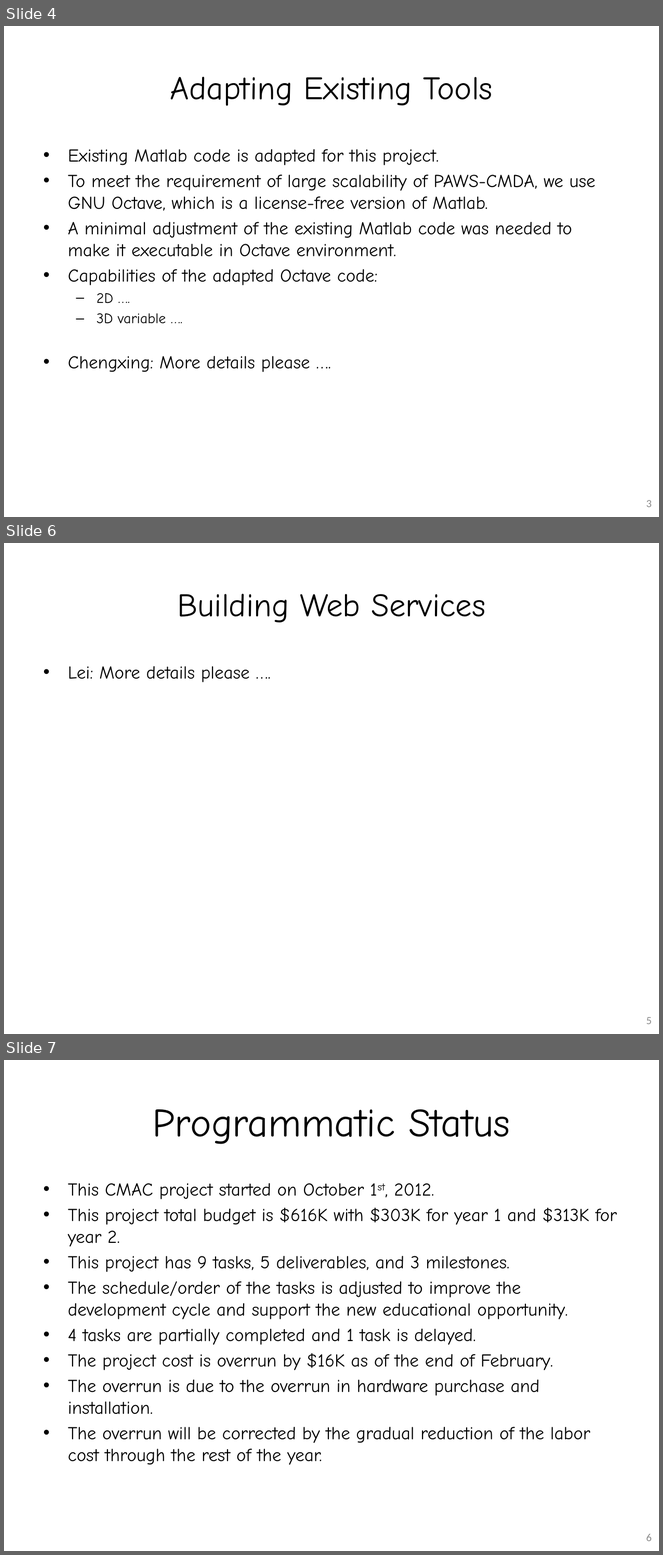
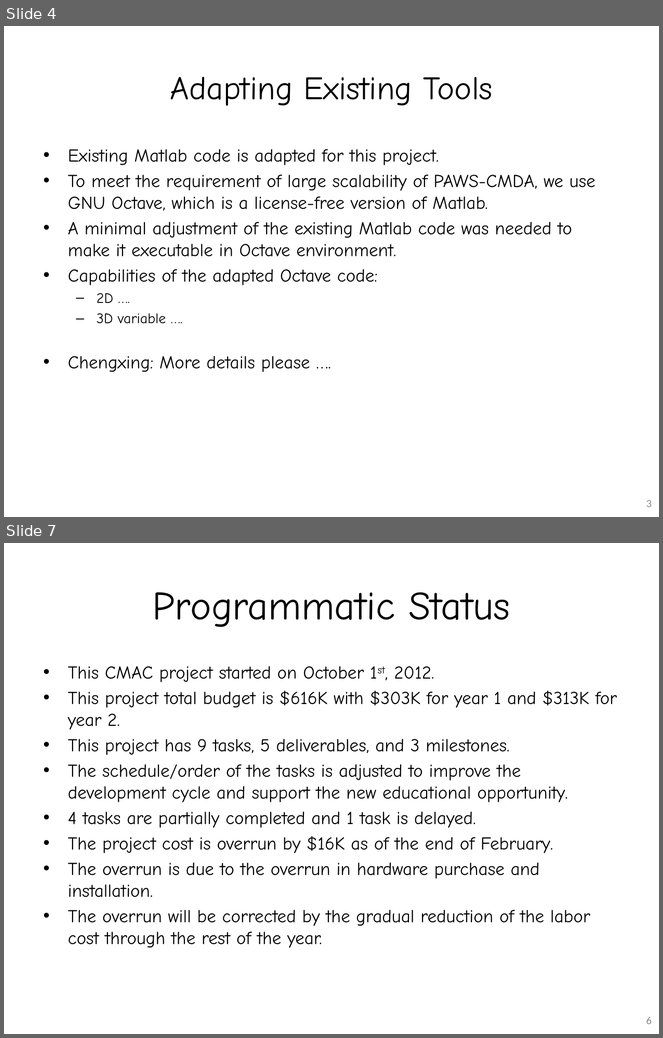
Before and after one commit to flytosky/JPL-WebService, a slide deck: doc/CMAC_Lee_First_Interim_Report.pptx. Shown one above the other, each under a label of ours: slides 4, 6 and 7 before the commit, slides 4 and 7 after it; the slides between them are not shown. The pictures are 663x1555 and 663x1038 pixels, drawn with LibreOffice and Linux fonts; fonts in the diff are those of the drawing. Boxes give left, top, right and bottom in pixels: in the first picture for what was removed or moved away, otherwise in the second. Text is boxed around its words. In the diff, an @@ line names an element or a change of style, - is before the commit and + after.

```diff
--- a/doc/CMAC_Lee_First_Interim_Report.pptx
+++ b/doc/CMAC_Lee_First_Interim_Report.pptx
@@ slide 6 removed at [4, 543, 659, 1034], background #FFFFFF @@
@@ title removed at [177, 593, 486, 623] @@
-Building Web Services
@@ text removed at [68, 666, 250, 682] @@
-• Lei: More details please ….
@@ page number removed at [646, 1017, 652, 1025] @@
-5
```
Also in this commit, not shown: 1 slide changed, 1 slide added, 2 other files.
